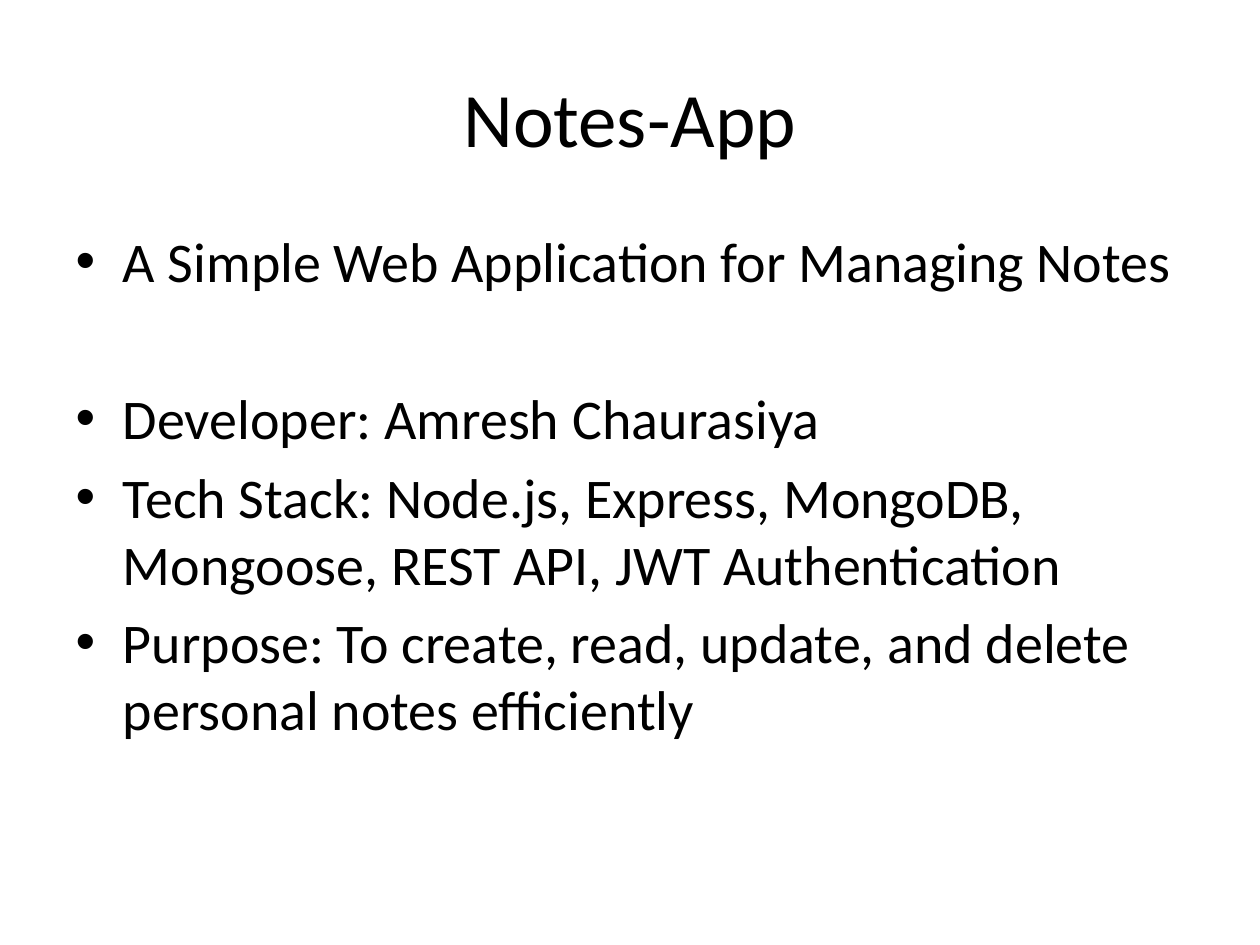
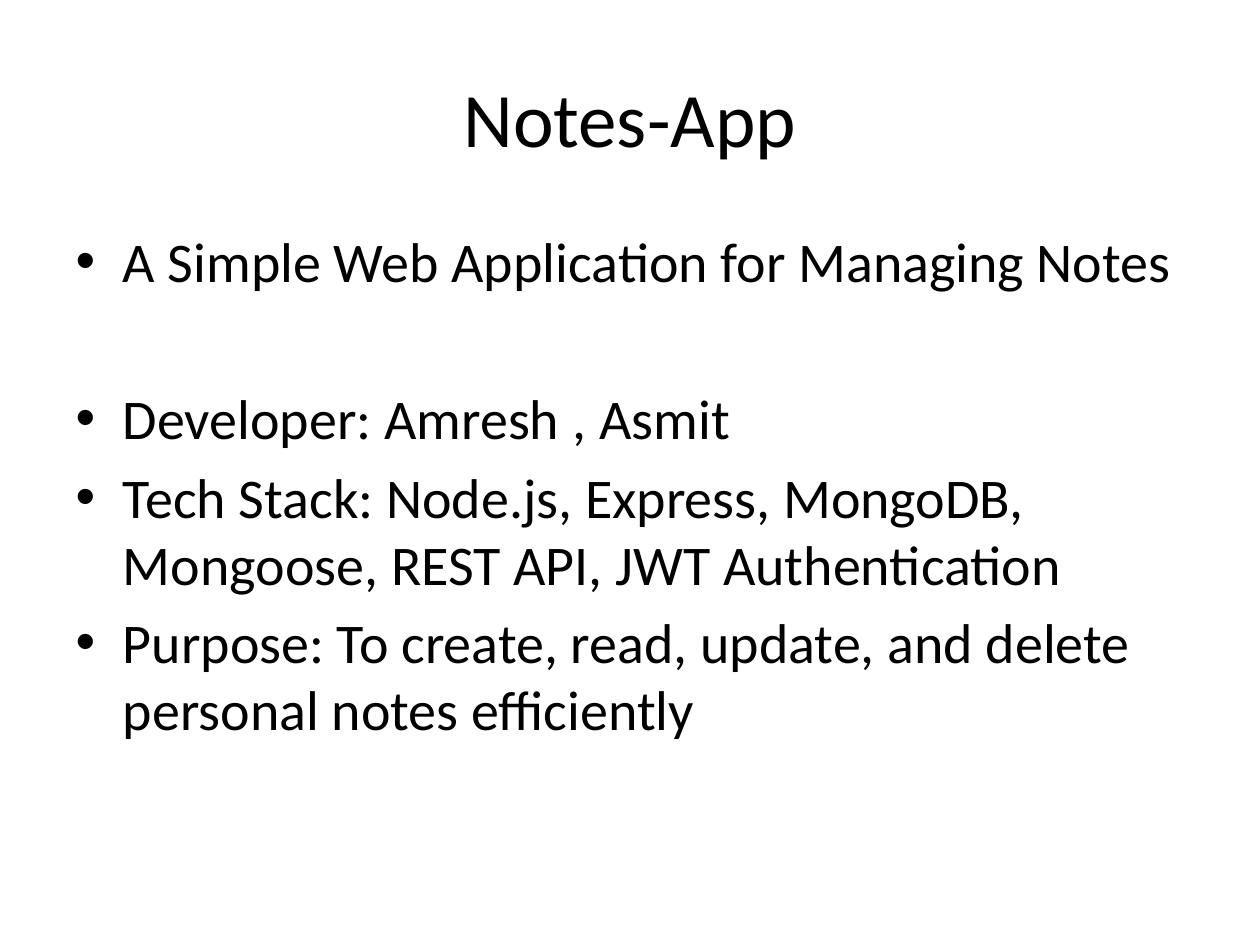
Before and after one commit to Amresh-01/Notes-App, a slide deck: slide 1 of Notes-App_Presentation.pptx. Drawn at 1260x945 pixels with LibreOffice and Linux fonts; fonts in the diff are those of the drawing. Boxes give left, top, right and bottom in pixels: in the first picture for what was removed or moved away, otherwise in the second. Text is boxed around its words. In the diff, an @@ line names an element or a change of style, - is before the commit and + after.

```diff
--- a/Notes-App_Presentation.pptx
+++ b/Notes-App_Presentation.pptx
@@ text at (123, 400, 730, 448): text changed @@
-• Developer: Amresh Chaurasiya
+• Developer: Amresh , Asmit
```
Also in this commit, not shown: 1 other slide changed.
